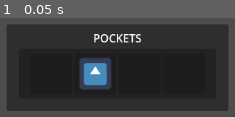
Above: before the commit, frame 1.
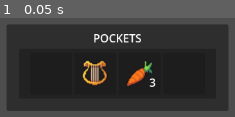
Above: after the commit, the same moment.

Repository: hamgoblin45/Fascism-Sim
Game: Godot game, scene res://Interface/inventory_ui.tscn
Same seed, same stepped clock (60 frames per second), same inputs: the game is played once before the commit and once after it. The engine's default icon, where the game draws it, is replaced by a stand-in: a white triangle on a blue panel in a dark square.
Inputs:
- Up to frame 1 (0.05 s): no input

The runs differ from the first frame. In frame 1, 5.6% of the frame differs, in the area x 33-67%, y 40-73%.

Commit message:
Setting slot UI based on data

Diff:
--- a/fasc-sim-inventory-ui/Data/Items/test_item_1.tres
+++ /dev/null
@@ -1,10 +0,0 @@
-[gd_resource type="Resource" script_class="InventoryItemData" load_steps=3 format=3 uid="uid://fligqycw40pd"]
-
-[ext_resource type="Script" uid="uid://dwbtgkwya4a0e" path="res://Data/InventoryItemData.gd" id="1_xeie3"]
-[ext_resource type="Texture2D" uid="uid://djx5545v0k17s" path="res://icon.svg" id="2_h4x6o"]
-
-[resource]
-script = ExtResource("1_xeie3")
-name = "Test Item A"
-texture = ExtResource("2_h4x6o")
-metadata/_custom_type_script = "uid://dwbtgkwya4a0e"
--- a/fasc-sim-inventory-ui/Data/Items/test_item_2.tres
+++ /dev/null
@@ -1,7 +0,0 @@
-[gd_resource type="Resource" script_class="InventoryItemData" load_steps=2 format=3 uid="uid://bu7k1xa16ud57"]
-
-[ext_resource type="Script" uid="uid://dwbtgkwya4a0e" path="res://Data/InventoryItemData.gd" id="1_mfq48"]
-
-[resource]
-script = ExtResource("1_mfq48")
-metadata/_custom_type_script = "uid://dwbtgkwya4a0e"
--- /dev/null
+++ b/fasc-sim-inventory-ui/Interface/TestStuff/test_atlas_texture.tres
@@ -0,0 +1,7 @@
+[gd_resource type="AtlasTexture" load_steps=2 format=3 uid="uid://c8ptw3jtdkmqe"]
+
+[ext_resource type="Texture2D" uid="uid://bif3lbyihceg0" path="res://Interface/TestStuff/test_item_spritesheet.png" id="1_mios6"]
+
+[resource]
+atlas = ExtResource("1_mios6")
+region = Rect2(192, 448, 32, 32)
--- /dev/null
+++ b/fasc-sim-inventory-ui/Interface/TestStuff/test_item_1.tres
@@ -0,0 +1,14 @@
+[gd_resource type="Resource" script_class="InventoryItemData" load_steps=4 format=3 uid="uid://fligqycw40pd"]
+
+[ext_resource type="Script" uid="uid://dwbtgkwya4a0e" path="res://Data/InventoryItemData.gd" id="1_dwg4w"]
+[ext_resource type="Texture2D" uid="uid://bif3lbyihceg0" path="res://Interface/TestStuff/test_item_spritesheet.png" id="2_kt3kg"]
+
+[sub_resource type="AtlasTexture" id="AtlasTexture_m0hq4"]
+atlas = ExtResource("2_kt3kg")
+region = Rect2(96, 352, 32, 32)
+
+[resource]
+script = ExtResource("1_dwg4w")
+name = "Harp"
+texture = SubResource("AtlasTexture_m0hq4")
+metadata/_custom_type_script = "uid://dwbtgkwya4a0e"
--- /dev/null
+++ b/fasc-sim-inventory-ui/Interface/TestStuff/test_item_2.tres
@@ -0,0 +1,11 @@
+[gd_resource type="Resource" script_class="InventoryItemData" load_steps=3 format=3 uid="uid://bu7k1xa16ud57"]
+
+[ext_resource type="Script" uid="uid://dwbtgkwya4a0e" path="res://Data/InventoryItemData.gd" id="1_kgtr7"]
+[ext_resource type="Texture2D" uid="uid://c8ptw3jtdkmqe" path="res://Interface/TestStuff/test_atlas_texture.tres" id="2_75sg4"]
+
+[resource]
+script = ExtResource("1_kgtr7")
+name = "Carrot"
+texture = ExtResource("2_75sg4")
+stackable = true
+metadata/_custom_type_script = "uid://dwbtgkwya4a0e"
--- a/fasc-sim-inventory-ui/Interface/inventory_ui.tscn
+++ b/fasc-sim-inventory-ui/Interface/inventory_ui.tscn
@@ -1,19 +1,26 @@
-[gd_scene load_steps=8 format=3 uid="uid://dhpfeub82th3n"]
+[gd_scene load_steps=10 format=3 uid="uid://dhpfeub82th3n"]
 
 [ext_resource type="Script" uid="uid://df76rpwwphwk2" path="res://Interface/inventory_ui.gd" id="1_5h8ar"]
 [ext_resource type="Script" uid="uid://crfuvv7qrrub3" path="res://Data/InventoryData.gd" id="2_0gv4u"]
 [ext_resource type="PackedScene" uid="uid://d3yl41a7rncgb" path="res://Interface/inventory_slot_ui.tscn" id="2_spoia"]
 [ext_resource type="Script" uid="uid://bg2a6tr7dx7cs" path="res://Data/InventorySlotData.gd" id="3_cx7ba"]
-[ext_resource type="Resource" uid="uid://fligqycw40pd" path="res://Data/Items/test_item_1.tres" id="4_cx7ba"]
+[ext_resource type="Resource" uid="uid://fligqycw40pd" path="res://Interface/TestStuff/test_item_1.tres" id="4_cx7ba"]
+[ext_resource type="Resource" uid="uid://bu7k1xa16ud57" path="res://Interface/TestStuff/test_item_2.tres" id="5_m26qo"]
 
 [sub_resource type="Resource" id="Resource_kfiqh"]
 script = ExtResource("3_cx7ba")
 item_data = ExtResource("4_cx7ba")
 metadata/_custom_type_script = "uid://bg2a6tr7dx7cs"
 
+[sub_resource type="Resource" id="Resource_bjljn"]
+script = ExtResource("3_cx7ba")
+item_data = ExtResource("5_m26qo")
+quantity = 3
+metadata/_custom_type_script = "uid://bg2a6tr7dx7cs"
+
 [sub_resource type="Resource" id="Resource_m26qo"]
 script = ExtResource("2_0gv4u")
-slot_datas = Array[ExtResource("3_cx7ba")]([null, SubResource("Resource_kfiqh"), null, null])
+slot_datas = Array[ExtResource("3_cx7ba")]([null, SubResource("Resource_kfiqh"), SubResource("Resource_bjljn"), null])
 metadata/_custom_type_script = "uid://crfuvv7qrrub3"
 
 [node name="InventoryControl" type="Control"]
Binary file added: fasc-sim-inventory-ui/Interface/TestStuff/test_item_spritesheet.png
Not shown, added: fasc-sim-inventory-ui/Interface/TestStuff/test_item_spritesheet.png.import
